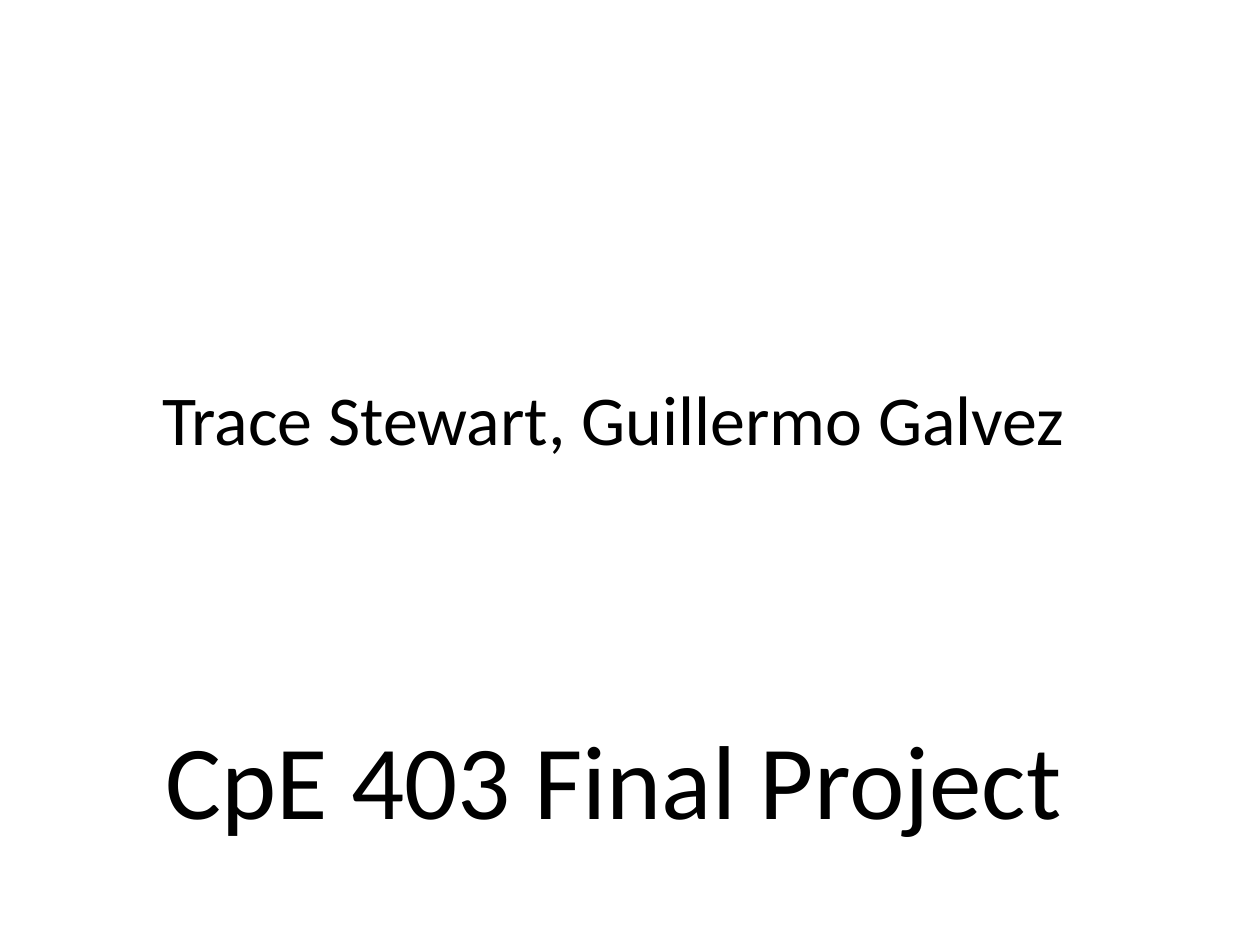
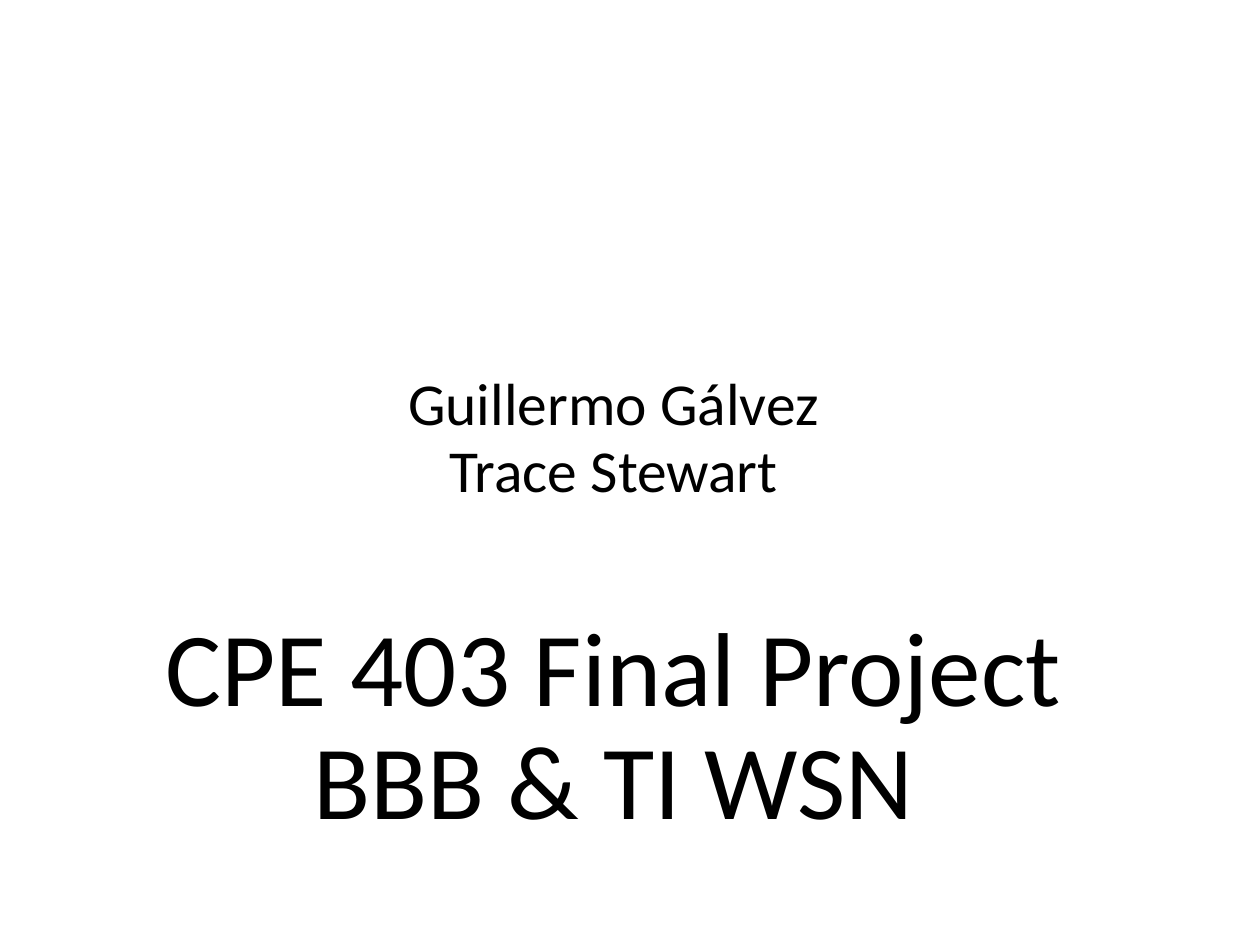
Before and after one commit to TraceStewart/epc304llaf8102vlnu, a slide deck: slide 1 of Final/CpE403_Project_F2018.pptx. Drawn at 1260x945 pixels with LibreOffice and Linux fonts; fonts in the diff are those of the drawing. Boxes give left, top, right and bottom in pixels: in the first picture for what was removed or moved away, otherwise in the second. Text is boxed around its words. In the diff, an @@ line names an element or a change of style, - is before the commit and + after.

```diff
--- a/Final/CpE403_Project_F2018.pptx
+++ b/Final/CpE403_Project_F2018.pptx
@@ subtitle at bbox=[408, 383, 818, 493]: text changed; size 40 to 34 pt @@
-Trace Stewart, Guillermo Galvez
+Guillermo Gálvez
+Trace Stewart
@@ title at bbox=[166, 633, 1060, 820]: text changed @@
-CpE 403 Final Project
+CPE 403 Final Project
+BBB & TI WSN
```
Also in this commit, not shown: 8 other slides changed, 2 slides added, 4 slides removed, 1 other file.
